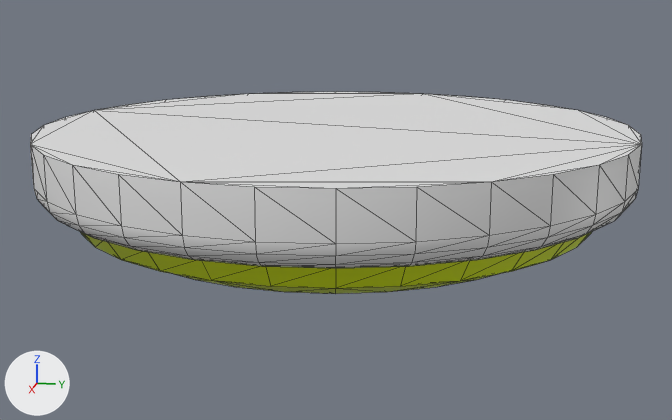
An edit to the glTF model Assets/RoundLamp.glb, drawn before and after from the same camera.
Before and after are seen from a 50 mm lens placed at (0.408, 0.082, 0.063), pointed at (0.0, 0.0, -0.039). Arrows for +X, +Y and +Z are at lower left; the lights stay in place. Mesh edges are drawn as thin lines. Where no turn or scale is listed for an object, it has been applied to the vertices. Vertices at the same position are counted once.
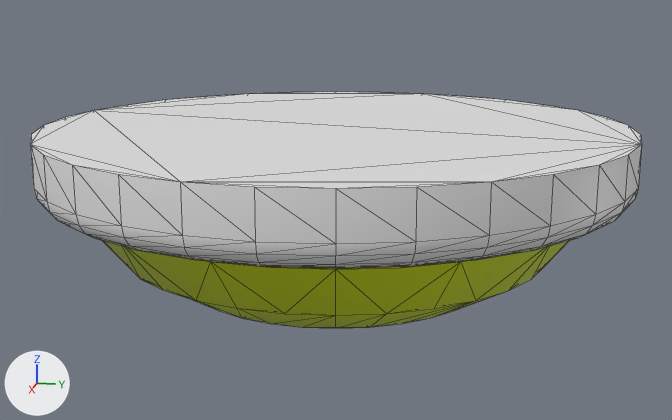
Location of each change, [x1, y1, x2, y2] in pixels of the pictures (672 x 420 px; the box of a moved part takes in the faces that stretch with it):
'Cylinder', reshaped (17% taller)
    before: [30, 92, 642, 294]
    after: [30, 92, 642, 328]
part 1 of me_cylinder, moved or reshaped
    before: [81, 232, 592, 294]
    after: [102, 240, 569, 328]

The change, as a diff of the scene's bpy script:
```diff
--- a/Assets/RoundLamp.glb.py
+++ b/Assets/RoundLamp.glb.py
@@ me_cylinder @@
 me_cylinder.from_pydata(...)  # 352 vertices, 700 faces; spans x -0.131..0.131, y -0.131..0.131, z -0.054..0.0
 # used by ob_cylinder; location = (0.0, 0.0, 0.0)
+# me_cylinder part 1: all 128 vertices in x -0.114..0.114, y -0.114..0.114, z -0.054..-0.039 are scaled about their middle by (1, 1, 2.87), then moved by (0.0, 0.0, -0.008)
 me_cylinder.materials.append(mat_material_001)
```
